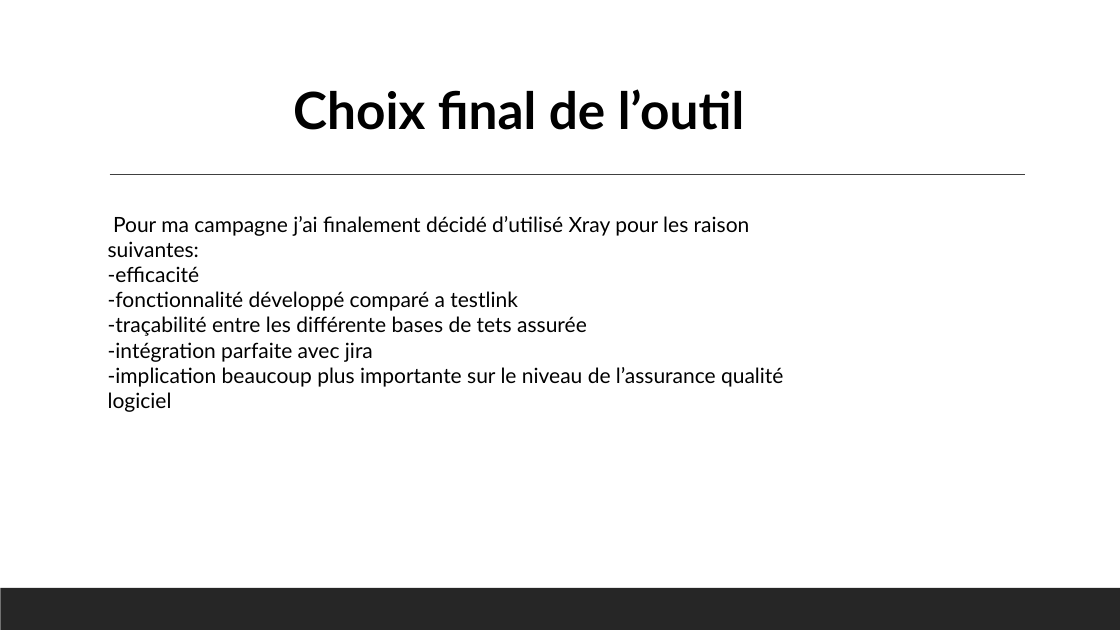
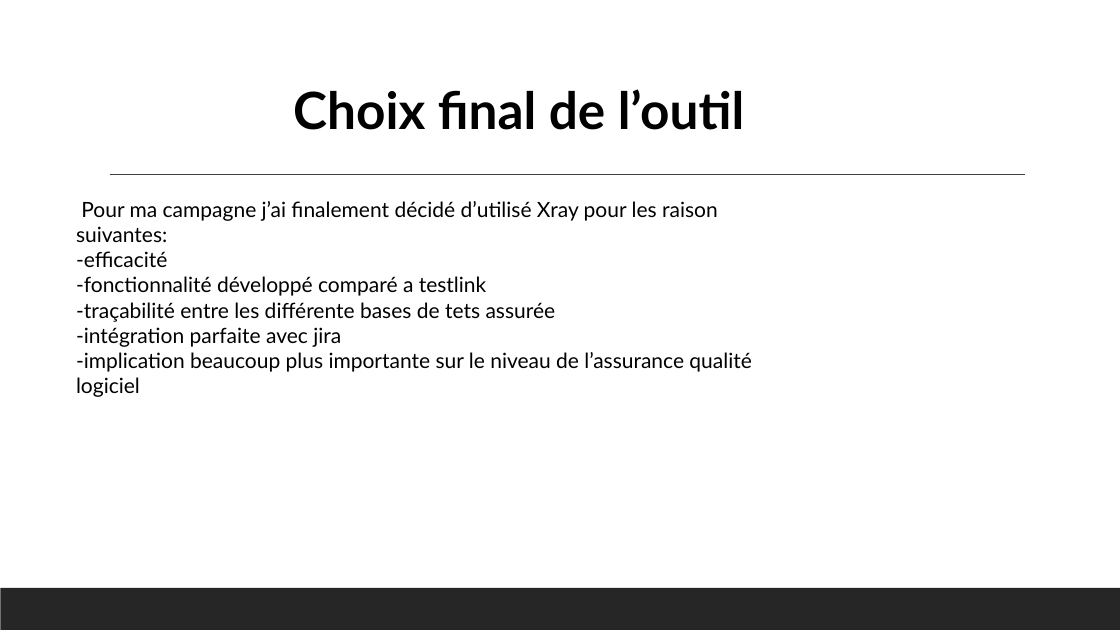
Before and after one commit to SlimBe/Talan-Slim-, a slide deck: slide 9 of Day 17/Activité 2.3.pptx. Drawn at 1120x630 pixels with LibreOffice and Linux fonts; fonts in the diff are those of the drawing. Boxes give left, top, right and bottom in pixels: in the first picture for what was removed or moved away, otherwise in the second. Text is boxed around its words. In the diff, an @@ line names an element or a change of style, - is before the commit and + after.

```diff
--- a/Day 17/Activité 2.3.pptx
+++ b/Day 17/Activité 2.3.pptx
@@ text "Pour ma campagne j’ai finalement ...": place and size @@
-text "Pour ma campagne j’ai finalement ..." at box(108, 216, 783, 412)
+text "Pour ma campagne j’ai finalement ..." at box(76, 201, 751, 397)
```
Also in this commit, not shown: 1 other slide changed, 1 slide added.
